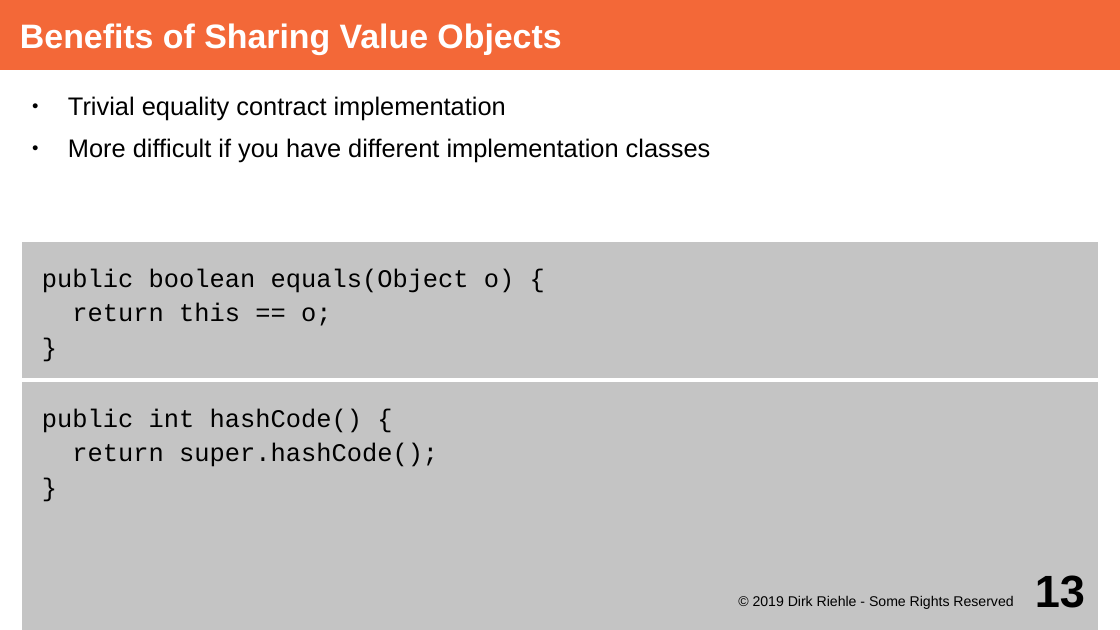
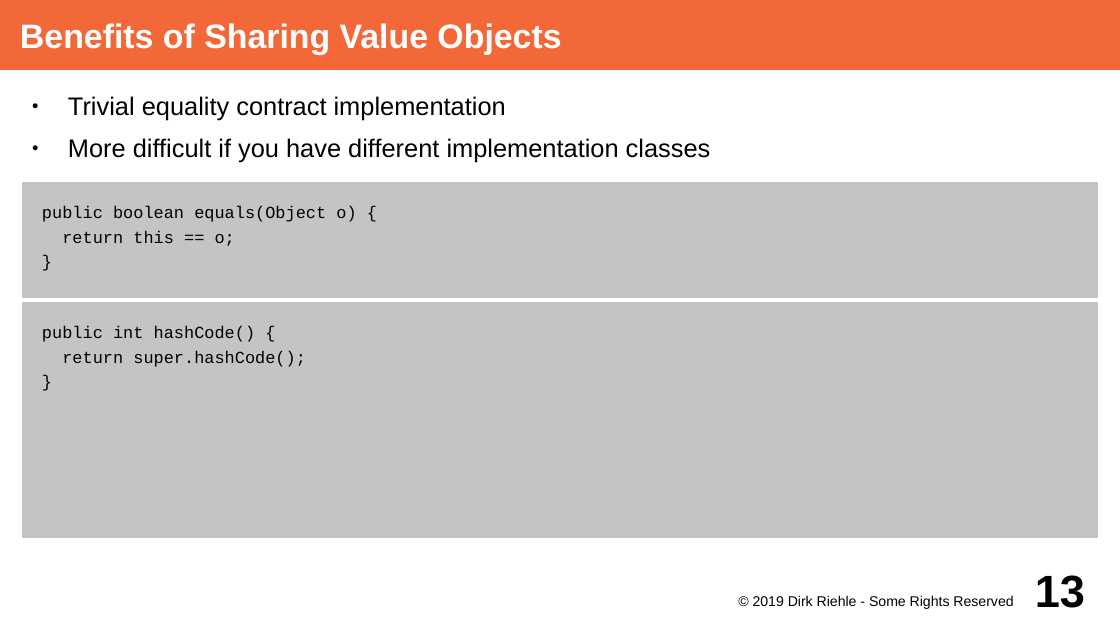
Before and after one commit to dirkriehle/adap-course, a slide deck: slide 13 of Lecture Slides/ADAP C07 - Value Objects.odp. Drawn at 1120x630 pixels with LibreOffice and Linux fonts; fonts in the diff are those of the drawing. Boxes give left, top, right and bottom in pixels: in the first picture for what was removed or moved away, otherwise in the second. Text is boxed around its words. In the diff, an @@ line names an element or a change of style, - is before the commit and + after.

Commit message:
Finished first round of adjusting slides to new 16x9 format

```diff
--- a/Lecture Slides/ADAP C07 - Value Objects.odp
+++ b/Lecture Slides/ADAP C07 - Value Objects.odp
@@ text "public boolean equals(Object o) {": place and size @@
-text "public boolean equals(Object o) {" at (20, 240, 1101, 380)
+text "public boolean equals(Object o) {" at (20, 180, 1101, 300)
@@ text "public boolean equals(Object o) {" at (20, 180, 1101, 300): size 18 to 12 pt @@
@@ text "public int hashCode() {" at (20, 300, 1101, 540): size 18 to 12 pt @@
@@ text "public int hashCode() {": place and size @@
-text "public int hashCode() {" at (20, 380, 1101, 630)
+text "public int hashCode() {" at (20, 300, 1101, 540)
```
Also in this commit, not shown: 18 other slides changed, 38 other files.
